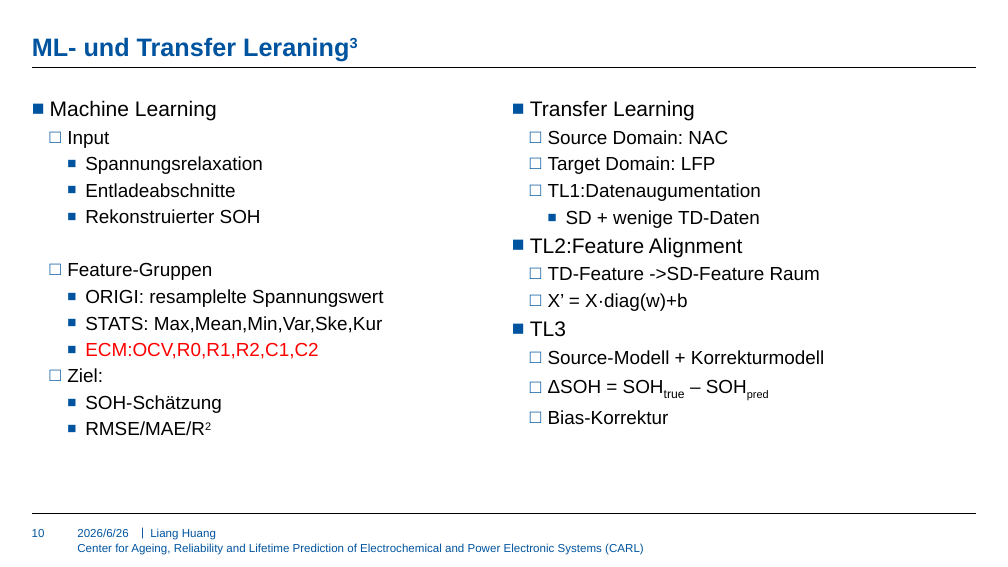
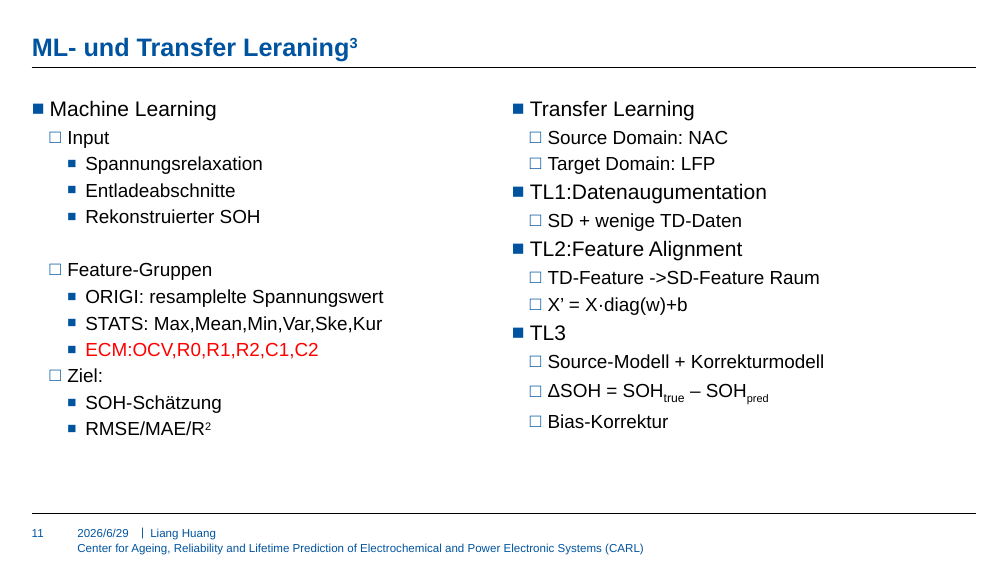
Before and after one commit to HuangLIANG99/MA, a slide deck: slide 11 of Literature Review/KW09/09.07.2026.pptx (slide 10 before the commit). Drawn at 1008x567 pixels with LibreOffice and Linux fonts; fonts in the diff are those of the drawing; background and template pictures are left out. Boxes give left, top, right and bottom in pixels: in the first picture for what was removed or moved away, otherwise in the second. Text is boxed around its words. In the diff, an @@ line names an element or a change of style, - is before the commit and + after.

```diff
--- a/Literature Review/KW09/09.07.2026.pptx
+++ b/Literature Review/KW09/09.07.2026.pptx
@@ text at [530,183,767,231]: size 18 to 20 pt in "TL1:Datenaugumentation"; bullet □ to ■; list level 2 to 1 in "TL1:Datenaugumentation"; bullet ■ to □; list level 3 to 2 in "SD + wenige TD-Daten" @@
@@ page number at [32,529,44,537]: text changed @@
-10
+11
@@ text at [77,528,128,537]: text changed @@
-2026/6/26
+2026/6/29
```
Also in this commit, not shown: 16 other slides changed, 1 slide added.
